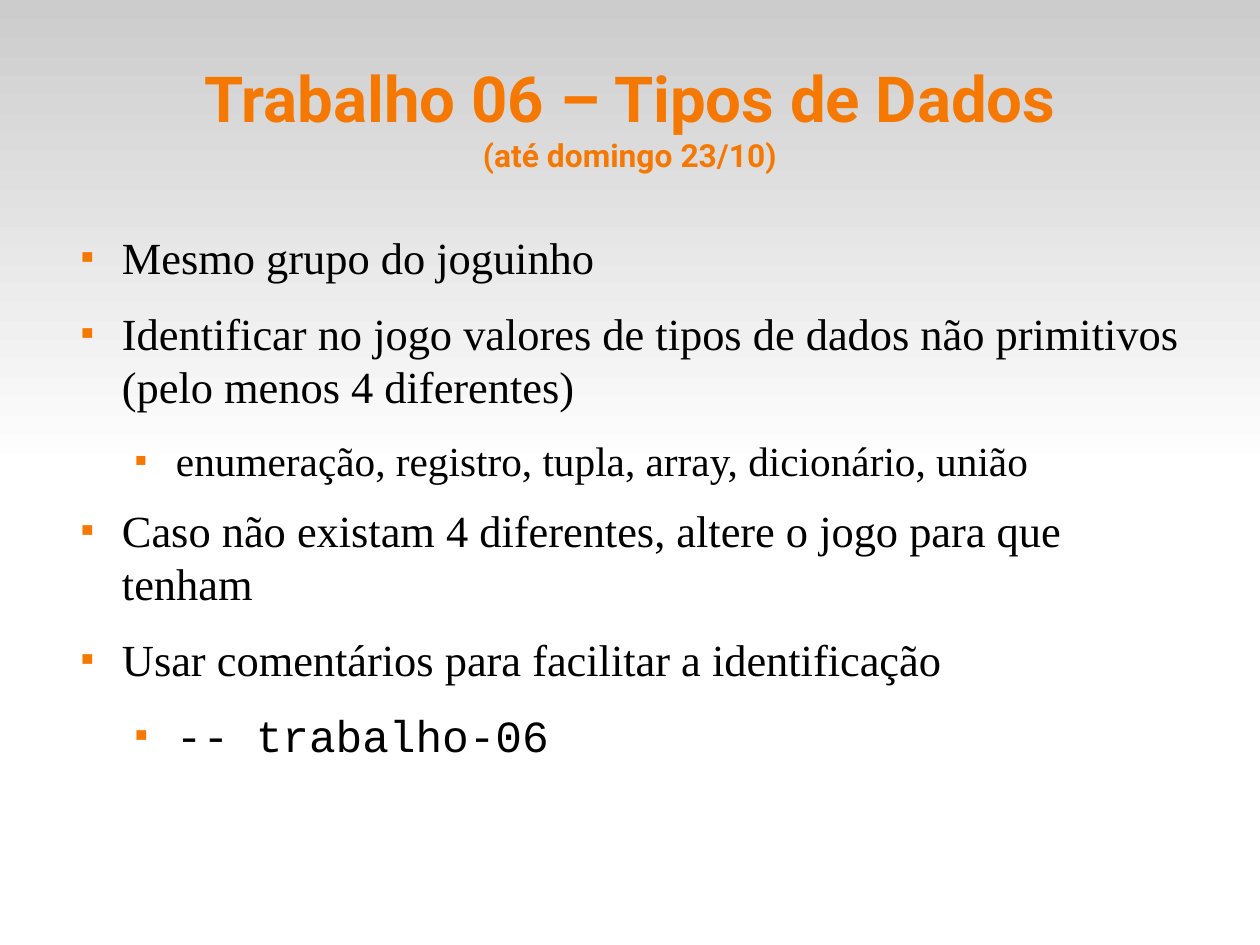
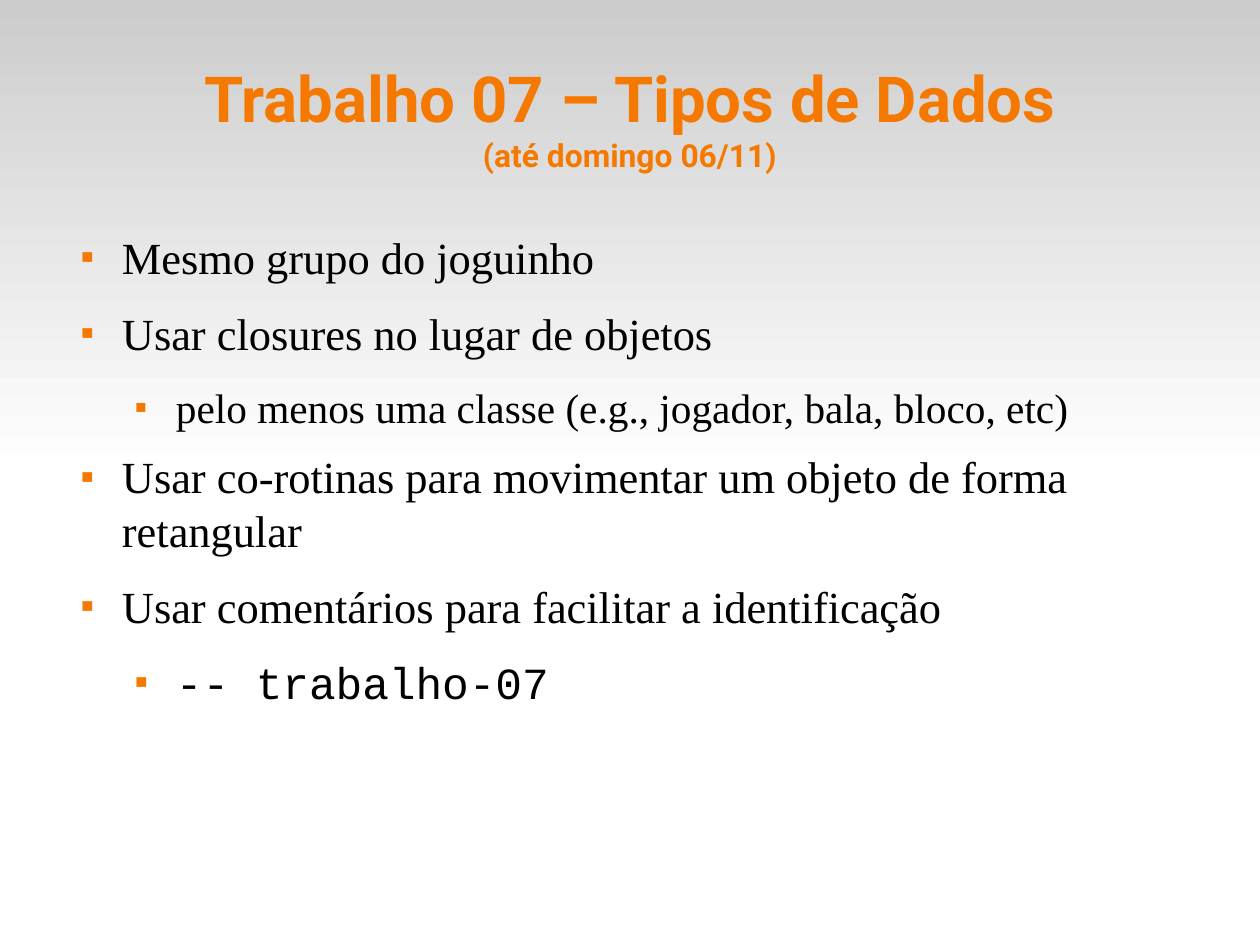
Before and after one commit to fsantanna-uerj/EDL, a slide deck: slide 13 of slides/edl-00.odp. Drawn at 1260x945 pixels with LibreOffice and Linux fonts; fonts in the diff are those of the drawing. Boxes give left, top, right and bottom in pixels: in the first picture for what was removed or moved away, otherwise in the second. Text is boxed around its words. In the diff, an @@ line names an element or a change of style, - is before the commit and + after.

```diff
--- a/slides/edl-00.odp
+++ b/slides/edl-00.odp
@@ title at <box>204,74,1056,174</box>: text changed @@
-Trabalho 06 – Tipos de Dados
-(até domingo 23/10)
+Trabalho 07 – Tipos de Dados
+(até domingo 06/11)
@@ text at <box>122,319,1068,556</box>: text changed @@
-■ Identificar no jogo valores de tipos de dados não primitivos (pelo menos 4 diferentes)
-  ■ enumeração, registro, tupla, array, dicionário, união
-■ Caso não existam 4 diferentes, altere o jogo para que tenham
+■ Usar closures no lugar de objetos
+  ■ pelo menos uma classe (e.g., jogador, bala, bloco, etc)
+■ Usar co-rotinas para movimentar um objeto de forma retangular
@@ text at <box>256,667,549,700</box>: text changed @@
-  ■ -- trabalho-06
+  ■ -- trabalho-07
```
Also in this commit, not shown: 1 other slide changed, 11 other files.
